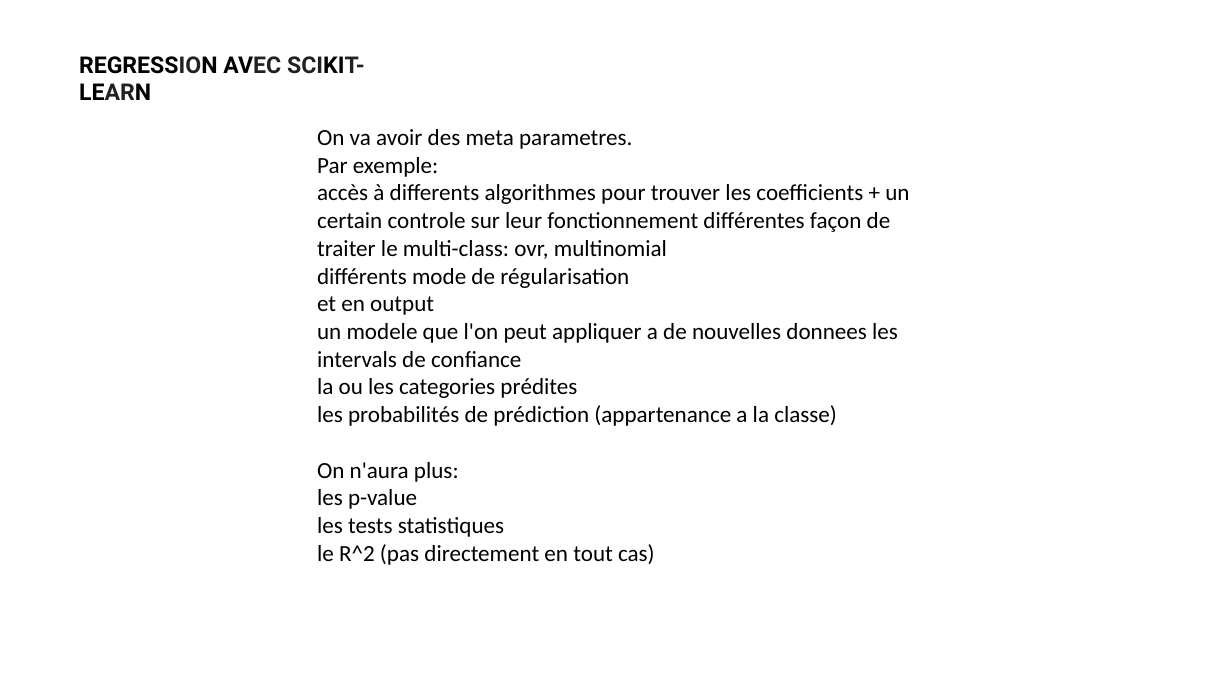
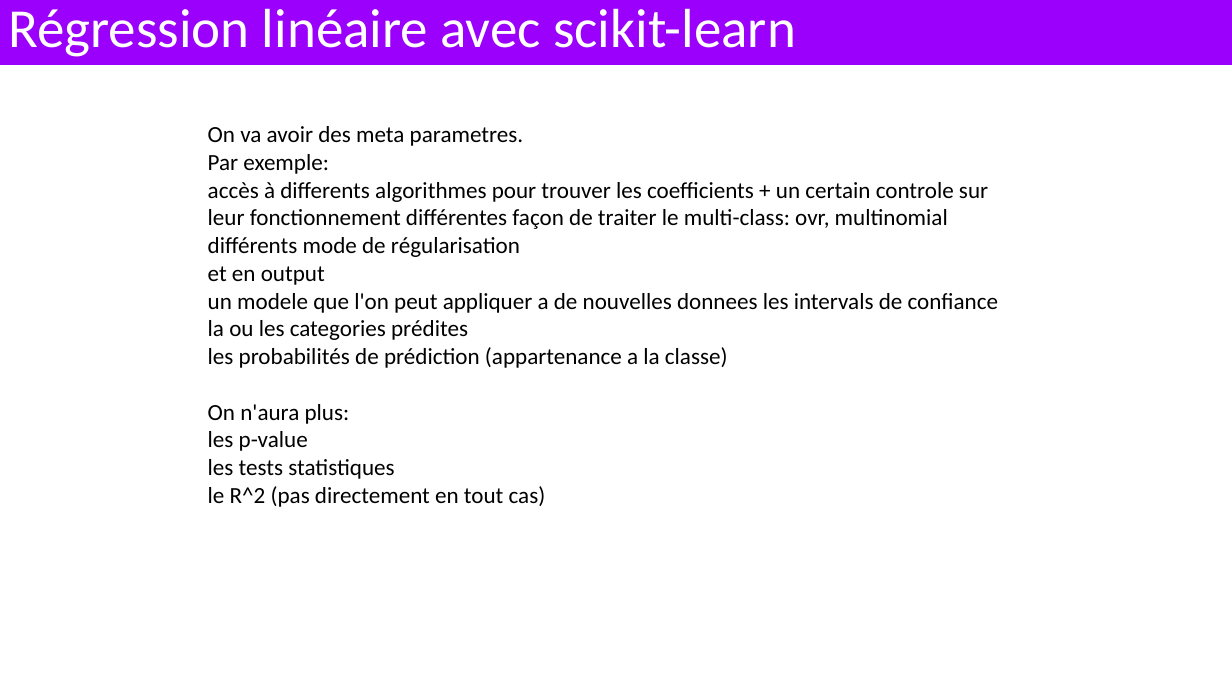
Before and after one commit to alexisperrier/XEmines_DataScience_2020, a slide deck: slide 22 of slides/XEM20_S1D5_biais_variance.pptx (slide 20 before the commit). Drawn at 1232x693 pixels with LibreOffice and Linux fonts; fonts in the diff are those of the drawing. Boxes give left, top, right and bottom in pixels: in the first picture for what was removed or moved away, otherwise in the second. Text is boxed around its words. In the diff, an @@ line names an element or a change of style, - is before the commit and + after.

```diff
--- a/slides/XEM20_S1D5_biais_variance.pptx
+++ b/slides/XEM20_S1D5_biais_variance.pptx
@@ rectangle added at (0,0,1232,65), fill #9A00FB, 42.9 pt, text #FFFFFF @@
+Régression linéaire avec scikit-learn
@@ text removed at (79,56,365,100) @@
-REGRESSION AVEC SCIKIT-LEARN
@@ text "On va avoir des meta ..." rewrapped from (317,129,909,565) to (208,126,998,507) @@
```
Also in this commit, not shown: 16 other slides changed, 5 slides added, 2 slides removed, 7 other files.
